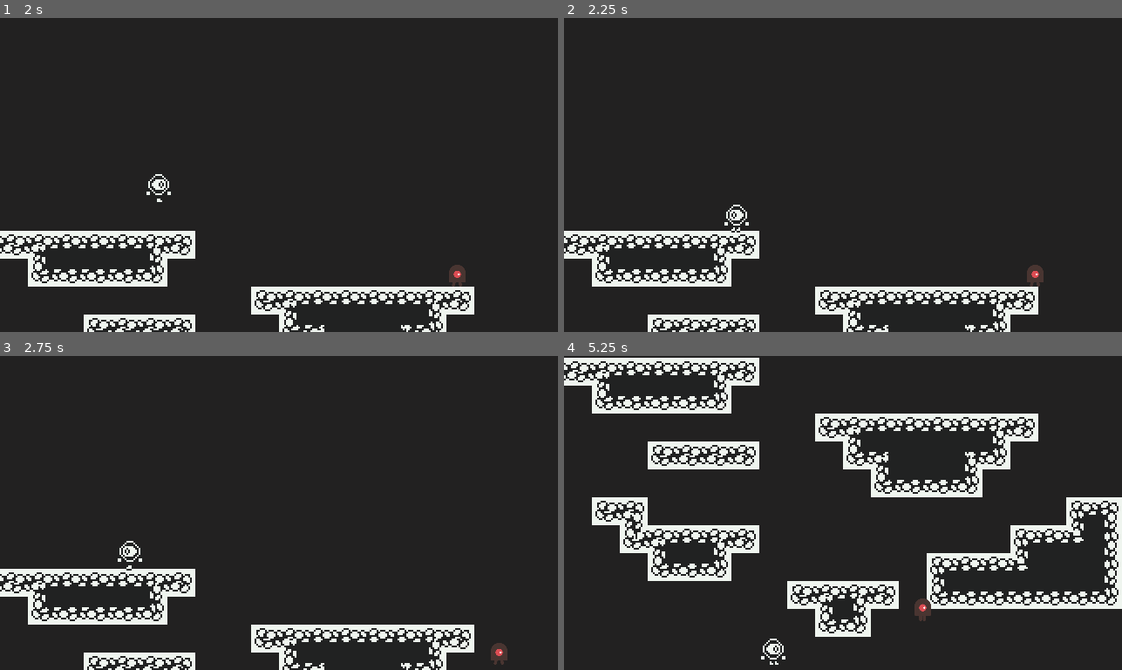
Above: before the commit, frames 1-4 (two rows, left to right).
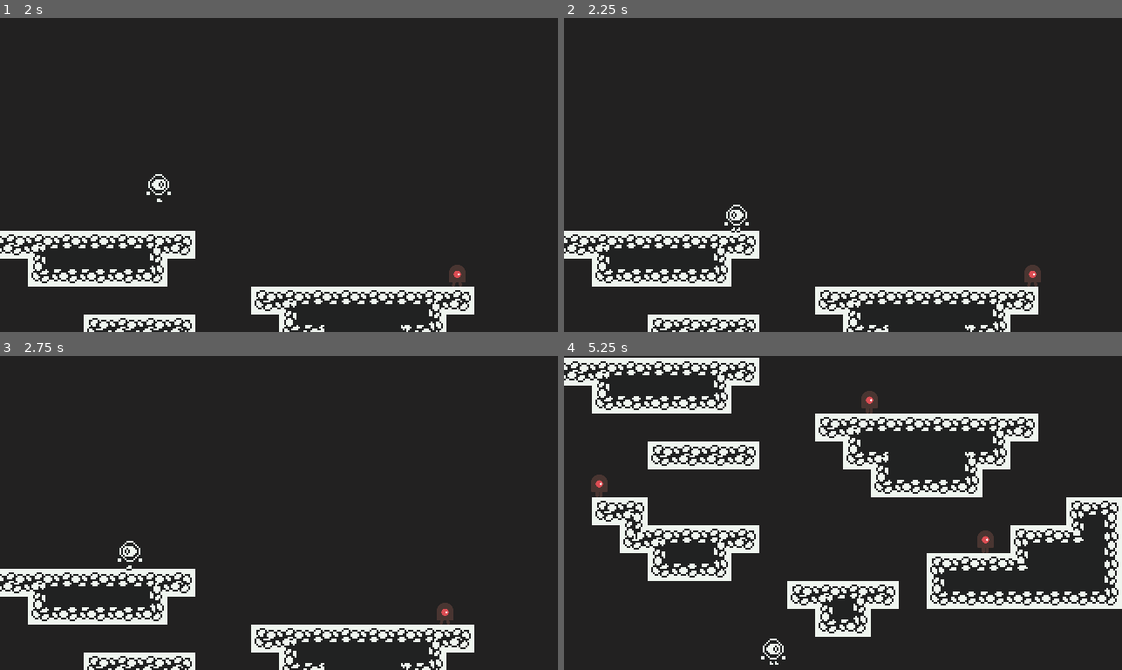
Above: after the commit, the same moments.

Repository: lssalgado/oge-godot
Game: Godot game, scene res://scenes/World.tscn
Two runs of this game, one before a commit and one after it. Both use one fixed random seed, a clock stepped at 60 frames per second and the inputs below.
Inputs:
- Up to frame 1 (2 s): hold Right (ui_right) from 0.53 s (still down); tap Up (ui_up) at 0.77, 1.52 s
- Up to frame 2 (2.25 s): release Right (ui_right) at 2.03 s; hold Left (ui_left) from 2.03 s (still down)
- Up to frame 3 (2.75 s): keep holding Left (ui_left)
- Up to frame 4 (5.25 s): release Left (ui_left) at 2.78 s; hold Right (ui_right) 2.78-4.28 s; tap Up (ui_up) at 3.02, 3.77, 4.52 s; hold Left (ui_left) 4.28-5.03 s; hold Right (ui_right) from 5.03 s (still down)

Frame 1 is identical in both runs. In frame 2, 0.1% of the frame differs, in the area x 82-86%, y 78-86%; in frame 3, 0.3%; in frame 4, 0.7%, in the area x 4-78%, y 11-85%.
Error before the commit: Attempt to call function 'is_colliding' in base 'null instance' on a null instance. (res://scripts/Mob.gd:27)

Commit message:
Fixed code post-rebase

Diff:
--- a/scripts/Mob.gd
+++ b/scripts/Mob.gd
@@ -22,9 +22,9 @@
 	.process_horizontal_movement(delta)
 
 	if is_on_floor():
-		if $Raycasts/WallCollision.is_colliding() and $Raycasts/WallCollision2.is_colliding() == false:
+		if wall_collision.is_colliding() and jump_collision.is_colliding() == false:
 			jump()
-		elif $Raycasts/WallCollision.is_colliding() or $Raycasts/Ledge.is_colliding() == false:
+		elif wall_collision.is_colliding() or ledge_collision.is_colliding() == false:
 			change_direction()
 
 func _physics_process(delta: float):
